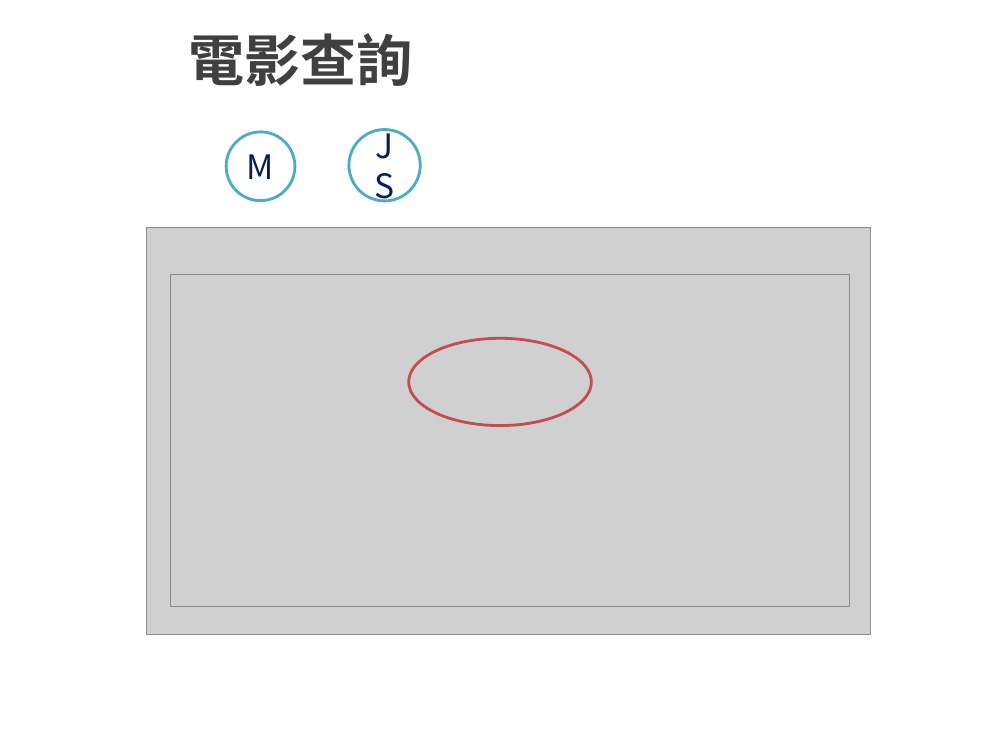
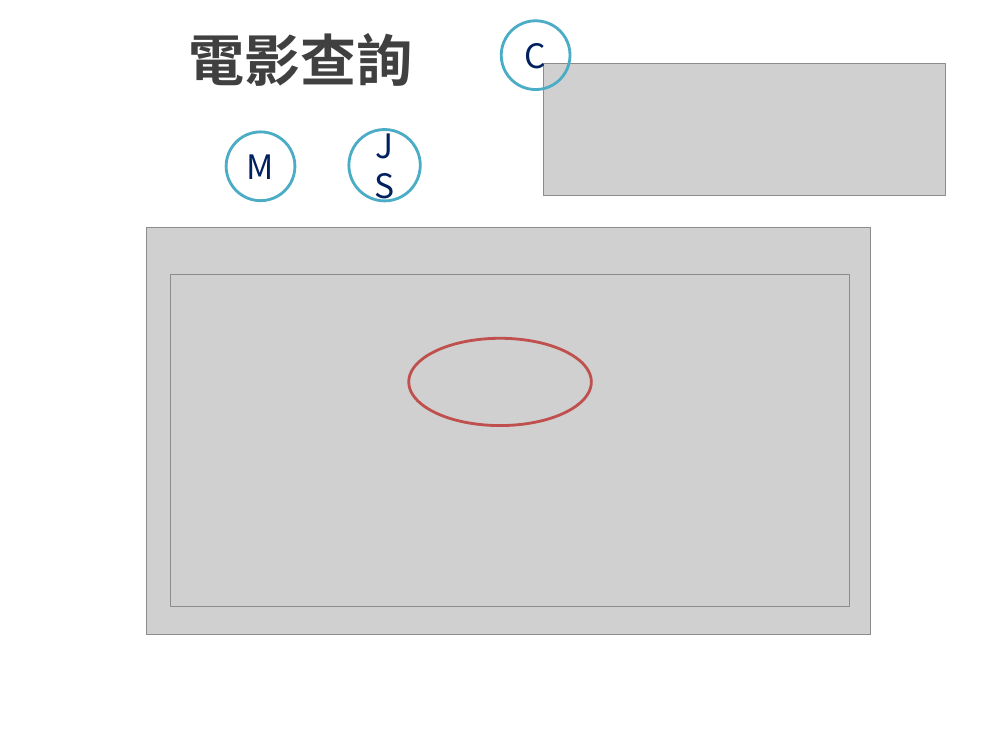
Before and after one commit to S1012775/MVCmyweb, a slide deck: slide 7 of Anny_ke.pptx (slide 8 before the commit). Drawn at 1008x756 pixels with LibreOffice and Linux fonts; fonts in the diff are those of the drawing; grey boxes stand for pictures; background and template pictures are left out. Boxes give left, top, right and bottom in pixels: in the first picture for what was removed or moved away, otherwise in the second. Text is boxed around its words. In the diff, an @@ line names an element or a change of style, - is before the commit and + after.

```diff
--- a/Anny_ke.pptx
+++ b/Anny_ke.pptx
@@ ellipse added at (x1=501, y1=21, x2=570, y2=90), outline #4BACC6 2 pt, 24 pt, text #002060 @@
+C
@@ picture added at (x1=543, y1=64, x2=946, y2=196) @@
```
Also in this commit, not shown: 2 other slides changed, 2 slides added, 2 slides removed.
